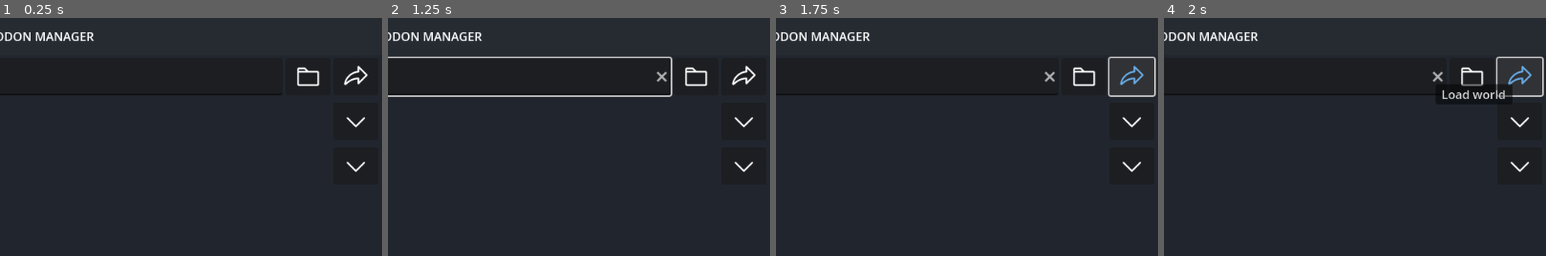
Above: before the commit, frames 1-4 (left to right).
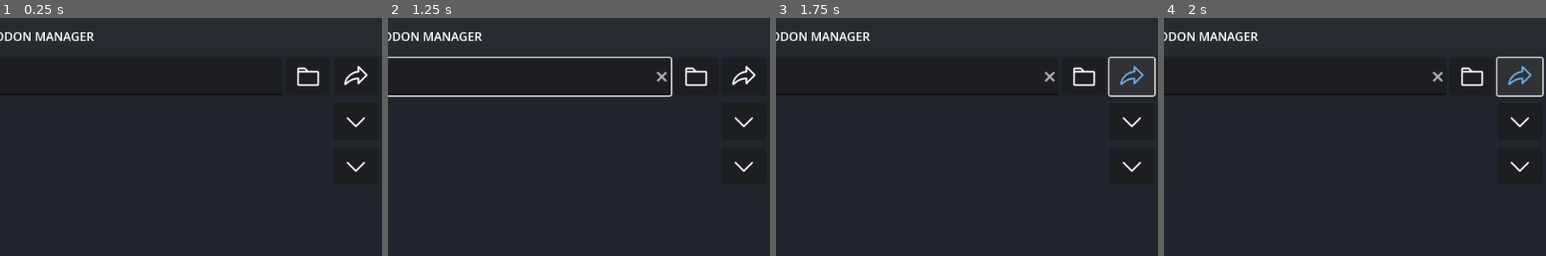
Above: after the commit, the same moments.

Repository: DragonTech26/BDSAddonManager
Game: Godot game, scene res://src/scenes/main.tscn
Same seed, same stepped clock (60 frames per second), same inputs: the game is played once before the commit and once after it.
Inputs (mouse positions are % of the whole screen's width and height, from its top left):
- Up to frame 1 (0.25 s): no input
- Up to frame 2 (1.25 s): click (47, 12) at 0.52 s; type "12" at 0.6 s
- Up to frame 3 (1.75 s): click (97, 12) at 1.25 s
- Up to frame 4 (2 s): no input
The pictures show only the part of the screen within x 50-100%, y 0-50%; the shares and areas given below are measured in that part.

Frames 1-3 are identical in both runs. In frame 4, 0.5% of the frame differs, in the area x 72-92%, y 27-34%.
Error in both runs: Cannot call method 'get_current_dir' on a null value. (res://src/scripts/world_files_page.gd:20)

Commit message:
Add loading indicators

Diff:
--- a/src/scripts/import_button.gd
+++ b/src/scripts/import_button.gd
@@ -12,8 +12,12 @@
 
 
 func _on_files_selected(paths: PackedStringArray) -> void:
+	DisplayServer.cursor_set_shape(DisplayServer.CURSOR_WAIT)
+	await get_tree().process_frame
+
 	PackImporter.import_files(paths)
 	_refresh_pack_pages()
+	DisplayServer.cursor_set_shape(DisplayServer.CURSOR_ARROW)
 
 
 func _on_mouse_entered() -> void:
--- a/src/scripts/pack_item.gd
+++ b/src/scripts/pack_item.gd
@@ -103,6 +103,9 @@
 
 
 func _on_confirm_delete() -> void:
+	DisplayServer.cursor_set_shape(DisplayServer.CURSOR_WAIT)
+	await get_tree().process_frame
+
 	var base_path := ""
 	var ptype := str(pack_data.type)
 	if ptype == "behavior":
@@ -113,6 +116,8 @@
 	var target_dir := base_path.path_join(str(pack_data.pack_folder))
 
 	var ok := _delete_directory_recursive(target_dir)
+	DisplayServer.cursor_set_shape(DisplayServer.CURSOR_ARROW)
+
 	if ok:
 		var container := get_parent()
 		# Remove from UI immediately so sync excludes this item
--- a/src/scripts/save_button.gd
+++ b/src/scripts/save_button.gd
@@ -28,7 +28,11 @@
 
 
 func _on_confirm_save() -> void:
+	DisplayServer.cursor_set_shape(DisplayServer.CURSOR_WAIT)
+	await get_tree().process_frame
+
 	var ok := _save_active_packs()
+	DisplayServer.cursor_set_shape(DisplayServer.CURSOR_ARROW)
 	if ok:
 		AlertManager.show_alert("Saved world: " + Global.WorldName, Color.GREEN)
 	else:
--- a/src/scripts/world_files_page.gd
+++ b/src/scripts/world_files_page.gd
@@ -37,7 +37,9 @@
 
 
 func ValidatePaths():
-	mouse_default_cursor_shape = Control.CURSOR_WAIT
+	DisplayServer.cursor_set_shape(DisplayServer.CURSOR_WAIT)
+	await get_tree().process_frame
+
 	var world_dir: String = world_path.text.strip_edges()
 	var rp_dir: String = resource_pack_path.text.strip_edges()
 	var bp_dir: String = behavior_pack_path.text.strip_edges()
@@ -68,7 +70,7 @@
 
 	var parser: JsonParser = JsonParser.new()
 	parser.ReadData()
-	mouse_default_cursor_shape = Control.CURSOR_ARROW
+	DisplayServer.cursor_set_shape(DisplayServer.CURSOR_ARROW)
 	Global.WorldLoaded = true
 	AlertManager.show_alert("Successfully loaded world: " + Global.WorldName, Color.GREEN)
 
